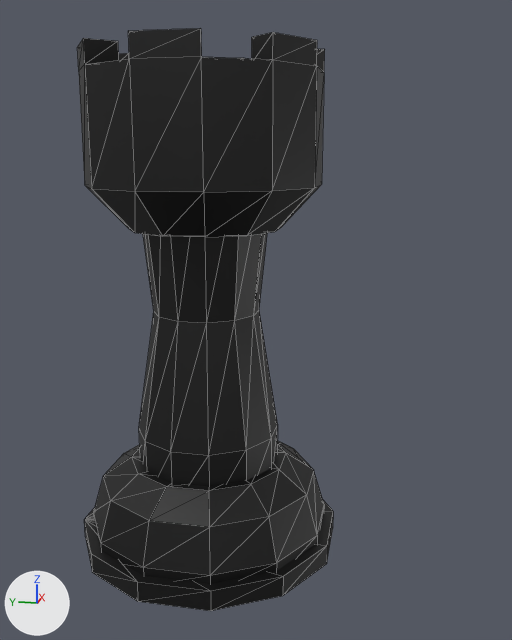
An edit to the glTF model models/archer_black.glb, drawn before and after from the same camera.
Both versions are drawn from a 50 mm camera at (-0.324, -0.084, 0.197) aimed at (-0.007, -0.02, 0.117). The axes (+X, +Y, +Z) are drawn at lower left. The lights are the same throughout. Mesh edges are drawn as thin lines. Where no turn or scale is listed for an object, it has been applied to the vertices.

The first picture shows 'node_MeshObject-311993408-PolyPaper23'.
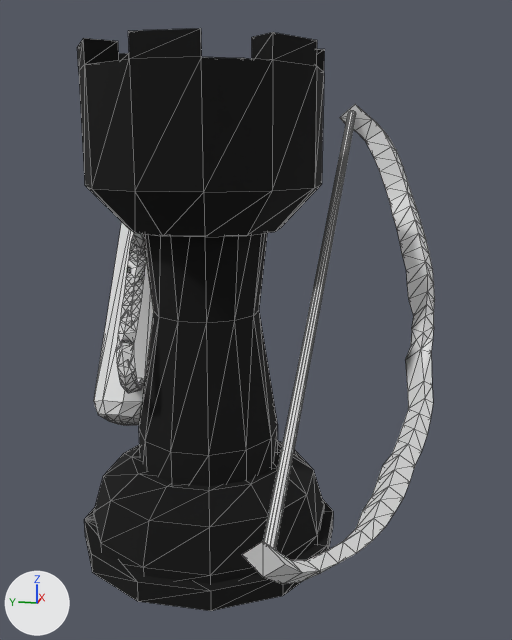
Where the change shows, as pixel boxes (x1, y1, x2, y2) in the pictures (512 x 640 px):
'node_MeshObject-311993408-PolyPaper23', recoloured
    both: (77, 28, 333, 594)
'model.000', added
    after: (242, 104, 435, 584)
'mesh1870908820', added
    after: (94, 222, 154, 425)
'mesh1387755303', added
    after: (116, 233, 146, 393)

The change, as a list of edits to the scene's bpy script:
```text
Add mat_material:
    mat_material = bpy.data.materials.new('Material')
    # nodes: BsdfPrincipled, Mix, OutputMaterial, VertexColor
    # colours: purple #6200d1
Change me_mesh_m0_polypaper23__328876:
    where me_mesh_m0_polypaper23__328876.from_pydata(...)  # 216 vertices, 416 faces; spans x -0.088..0.038, y -0.498..-0.372, z 0.32..0.56
    remove me_mesh_m0_polypaper23__328876.materials.append(mat_defaultmaterial)
    add me_mesh_m0_polypaper23__328876.materials.append(mat_material)
Add me_model_001:
    me_model_001.from_pydata(...)  # 163 vertices, 320 faces; spans x -0.119..0.106, y -0.038..0.028, z -0.08..0.095
Add me_mesh1870908820:
    me_mesh1870908820.from_pydata(...)  # 83 vertices, 164 faces; spans x -0.0214..0.0819, y -0.0096..0.0253, z -0.0632..0.0672
Add me_mesh1387755303:
    me_mesh1387755303.from_pydata(...)  # 144 vertices, 288 faces; spans x -0.0464..0.0489, y -0.012..0.0022, z -0.0346..0.056
Add ob_model_000:
    ob_model_000 = bpy.data.objects.new('model.000', me_model_001)
    ob_model_000.location = (0.0, -0.0654, 0.1247)
Add ob_mesh1870908820:
    ob_mesh1870908820 = bpy.data.objects.new('mesh1870908820', me_mesh1870908820)
    ob_mesh1870908820.location = (0.0082, 0.0417, 0.1157)
Add ob_mesh1387755303:
    ob_mesh1387755303 = bpy.data.objects.new('mesh1387755303', me_mesh1387755303)
    ob_mesh1387755303.location = (0.0082, 0.0417, 0.1157)
```
